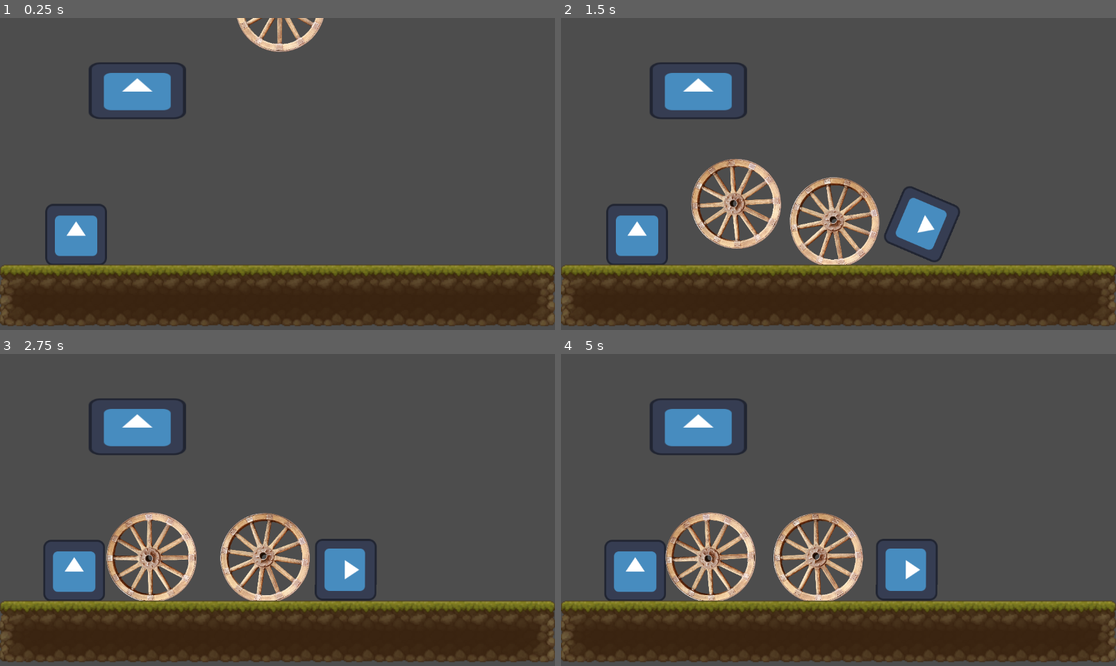
Above: before the commit, frames 1-4 (two rows, left to right).
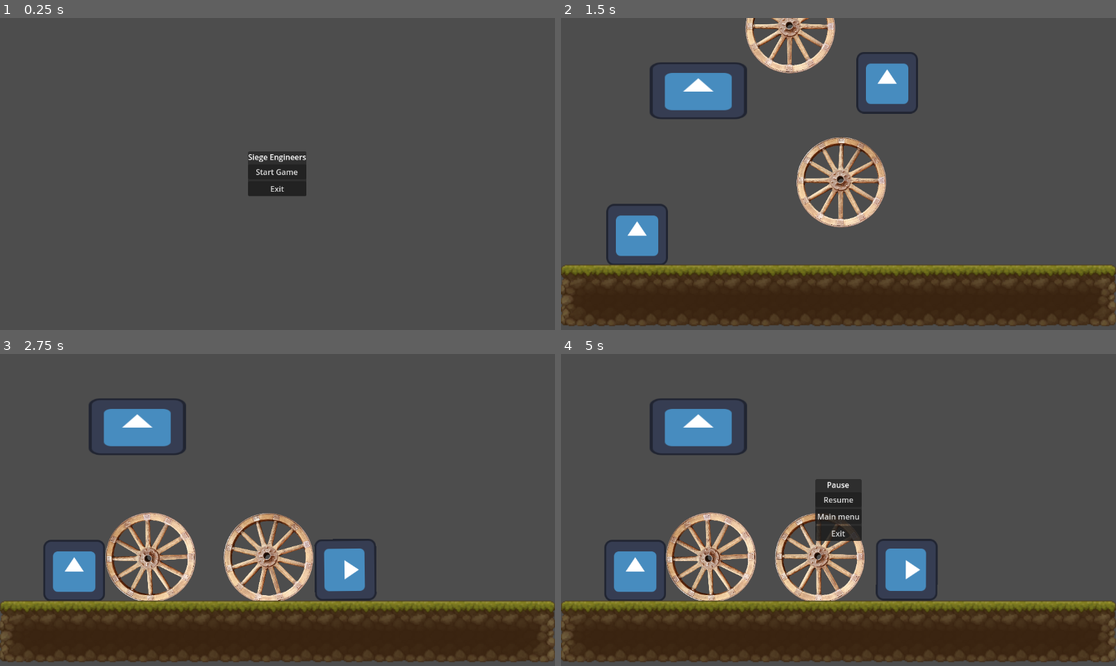
Above: after the commit, the same moments.

Repository: VicenteLepe/ProyectoCatapultas
Game: Godot game, scene res://Escenas/menu_inicial.tscn
Two runs of this game, one before a commit and one after it. Both use one fixed random seed, a clock stepped at 60 frames per second and the inputs below. Before the commit the project starts from res://Escenas/Main.tscn. The engine's default icon, where the game draws it, is replaced by a stand-in: a white triangle on a blue panel in a dark square.
Inputs (mouse positions are in pixels of both pictures, inside the frame that each line leads up to):
- Up to frame 1 (0.25 s): no input
- Up to frame 2 (1.5 s): click (838, 170) at 0.5 s, where only the run after the commit has a clickable "Start Game"
- Up to frame 3 (2.75 s): no input
- Up to frame 4 (5 s): tap Escape (pause, bound only after the commit) at 4.9 s

The runs differ from the first frame. In frame 1, 25% of the frame differs, in the area x 0-100%, y 0-99%; in frame 2, 10%; in frame 3, 3.8%; in frame 4, 3.7%.

Commit message:
Menú inicial y menu de pausa
Falta adornar y cambiar el tipo de letra

Diff:
--- a/Proyecto taller/Escenas/Main.tscn
+++ b/Proyecto taller/Escenas/Main.tscn
@@ -1,7 +1,8 @@
-[gd_scene load_steps=9 format=3 uid="uid://cii6w56etu1mq"]
+[gd_scene load_steps=10 format=3 uid="uid://cii6w56etu1mq"]
 
 [ext_resource type="Texture2D" uid="uid://dxexgi117uktt" path="res://icon.svg" id="1_m2fj8"]
 [ext_resource type="Texture2D" uid="uid://d3gqfdx1sqh4e" path="res://eLesson_2020-0713_2014-0127-1024x930.png" id="3_ny022"]
+[ext_resource type="PackedScene" uid="uid://dx0rs7bmjp5x2" path="res://Escenas/pause_menu.tscn" id="4_pp08s"]
 [ext_resource type="Texture2D" uid="uid://cjeg5cnxiwdvm" path="res://Assets/village props/Texture/TX Tileset Ground.png" id="4_s5gtq"]
 
 [sub_resource type="RectangleShape2D" id="RectangleShape2D_xv64t"]
@@ -187,3 +188,7 @@
 tile_set = SubResource("TileSet_ayd2t")
 format = 2
 layer_0/tile_data = PackedInt32Array(589841, 131073, 2, 524305, 131073, 0, 589840, 65537, 2, 524304, 65537, 0, 589839,  …(559 unchanged characters)…
+
+[node name="CanvasLayer" type="CanvasLayer" parent="."]
+
+[node name="PauseMenu" parent="CanvasLayer" instance=ExtResource("4_pp08s")]
--- /dev/null
+++ b/Proyecto taller/Escenas/menu_inicial.gd
@@ -0,0 +1,13 @@
+extends MarginContainer
+
+@onready var boton_start = %BotonStart
+@onready var boton_exit = %BotonExit
+@export var main_scene: PackedScene
+func _ready():
+	boton_start.pressed.connect(_on_start_pressed)
+	boton_exit.pressed.connect(_on_exit_pressed)
+func _on_start_pressed():
+	get_tree().change_scene_to_packed(main_scene)
+
+func _on_exit_pressed():
+	get_tree().quit()
--- /dev/null
+++ b/Proyecto taller/Escenas/menu_inicial.tscn
@@ -0,0 +1,41 @@
+[gd_scene load_steps=3 format=3 uid="uid://c7kn5y5f5pma5"]
+
+[ext_resource type="Script" path="res://Escenas/menu_inicial.gd" id="1_3n26k"]
+[ext_resource type="PackedScene" uid="uid://cii6w56etu1mq" path="res://Escenas/Main.tscn" id="2_khquk"]
+
+[node name="MenuInicial" type="MarginContainer"]
+anchors_preset = 15
+anchor_right = 1.0
+anchor_bottom = 1.0
+grow_horizontal = 2
+grow_vertical = 2
+script = ExtResource("1_3n26k")
+main_scene = ExtResource("2_khquk")
+
+[node name="PanelContainer" type="PanelContainer" parent="."]
+layout_mode = 2
+size_flags_horizontal = 4
+size_flags_vertical = 4
+
+[node name="MarginContainer" type="MarginContainer" parent="PanelContainer"]
+layout_mode = 2
+
+[node name="VBoxContainer" type="VBoxContainer" parent="PanelContainer/MarginContainer"]
+layout_mode = 2
+size_flags_horizontal = 4
+size_flags_vertical = 4
+
+[node name="Label" type="Label" parent="PanelContainer/MarginContainer/VBoxContainer"]
+layout_mode = 2
+size_flags_horizontal = 4
+text = "Siege Engineers"
+
+[node name="BotonStart" type="Button" parent="PanelContainer/MarginContainer/VBoxContainer"]
+unique_name_in_owner = true
+layout_mode = 2
+text = "Start Game"
+
+[node name="BotonExit" type="Button" parent="PanelContainer/MarginContainer/VBoxContainer"]
+unique_name_in_owner = true
+layout_mode = 2
+text = "Exit"
--- /dev/null
+++ b/Proyecto taller/Escenas/pause_menu.gd
@@ -0,0 +1,29 @@
+extends MarginContainer
+
+@onready var resume = %Resume
+@onready var main = %Main
+@onready var exit = %Exit
+
+
+
+func _ready():
+	resume.pressed.connect(_on_resume_pressed)
+	main.pressed.connect(_on_main_pressed)
+	exit.pressed.connect(_on_exit_pressed)
+	hide()
+
+func _input(event):
+	if event.is_action_pressed("pause"):
+		show()
+		get_tree().paused = true
+
+func _on_resume_pressed():
+	hide()
+	get_tree().paused = false
+
+func _on_main_pressed():
+	get_tree().change_scene_to_file("res://Escenas/menu_inicial.tscn")
+	get_tree().paused = false
+
+func _on_exit_pressed():
+	get_tree().quit()
--- /dev/null
+++ b/Proyecto taller/Escenas/pause_menu.tscn
@@ -0,0 +1,45 @@
+[gd_scene load_steps=2 format=3 uid="uid://dx0rs7bmjp5x2"]
+
+[ext_resource type="Script" path="res://Escenas/pause_menu.gd" id="1_2vvfh"]
+
+[node name="PauseMenu" type="MarginContainer"]
+process_mode = 3
+anchors_preset = 15
+anchor_right = 1.0
+anchor_bottom = 1.0
+grow_horizontal = 2
+grow_vertical = 2
+script = ExtResource("1_2vvfh")
+
+[node name="PanelContainer" type="PanelContainer" parent="."]
+layout_mode = 2
+size_flags_horizontal = 4
+size_flags_vertical = 4
+
+[node name="MarginContainer" type="MarginContainer" parent="PanelContainer"]
+layout_mode = 2
+
+[node name="VBoxContainer" type="VBoxContainer" parent="PanelContainer/MarginContainer"]
+layout_mode = 2
+
+[node name="Label" type="Label" parent="PanelContainer/MarginContainer/VBoxContainer"]
+layout_mode = 2
+size_flags_horizontal = 4
+text = "Pause"
+
+[node name="Resume" type="Button" parent="PanelContainer/MarginContainer/VBoxContainer"]
+unique_name_in_owner = true
+layout_mode = 2
+text = "Resume
+"
+
+[node name="Main" type="Button" parent="PanelContainer/MarginContainer/VBoxContainer"]
+unique_name_in_owner = true
+layout_mode = 2
+text = "Main menu"
+
+[node name="Exit" type="Button" parent="PanelContainer/MarginContainer/VBoxContainer"]
+unique_name_in_owner = true
+layout_mode = 2
+text = "Exit
+"
--- a/Proyecto taller/project.godot
+++ b/Proyecto taller/project.godot
@@ -11,6 +11,14 @@
 [application]
 
 config/name="Proyecto taller: catapultas"
-run/main_scene="res://Escenas/Main.tscn"
+run/main_scene="res://Escenas/menu_inicial.tscn"
 config/features=PackedStringArray("4.0", "Forward Plus")
 config/icon="res://icon.svg"
+
+[input]
+
+pause={
+"deadzone": 0.5,
+"events": [Object(InputEventKey,"resource_local_to_scene":false,"resource_name":"","device":-1,"window_id":0,"alt_pressed":false,"shift_pressed":false,"ctrl_pressed":false,"meta_pressed":false,"pressed":false,"keycode":0,"physical_keycode":4194305,"key_label":0,"unicode":0,"echo":false,"script":null)
+]
+}
